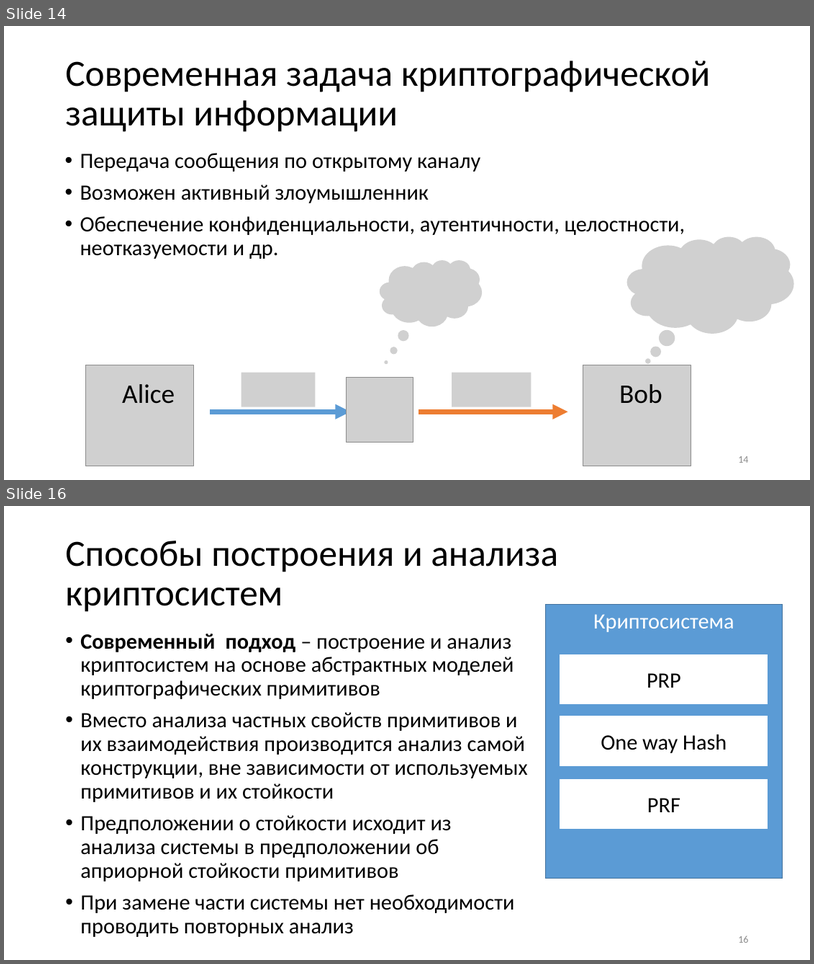
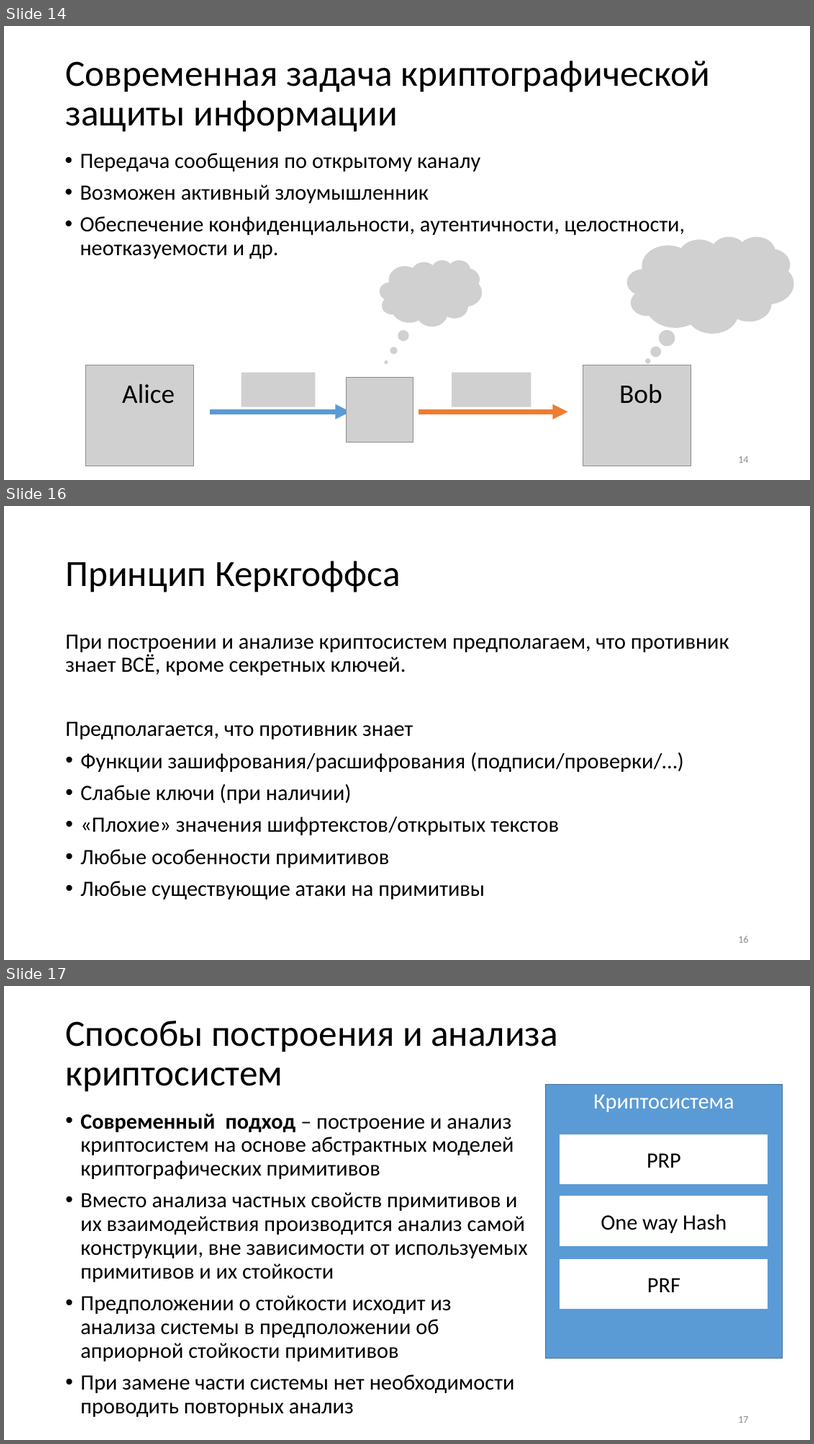
Before and after one commit to CryptoCourse/CryptoLectures, a slide deck: Lectures/Lecture1.pptx. Shown one above the other, each under a label of ours: slides 14 and 16 before the commit, slides 14, 16 and 17 after it; the slides between them are not shown. The pictures are 814x964 and 814x1444 pixels, drawn with LibreOffice and Linux fonts; fonts in the diff are those of the drawing; grey boxes stand for pictures. Boxes give left, top, right and bottom in pixels: in the first picture for what was removed or moved away, otherwise in the second. Text is boxed around its words. In the diff, an @@ line names an element or a change of style, - is before the commit and + after.

```diff
--- a/Lectures/Lecture1.pptx
+++ b/Lectures/Lecture1.pptx
@@ slide 16 added at [4, 506, 810, 960], background #FFFFFF @@
@@ title added at [65, 561, 401, 592], 44 pt, text #000000 @@
+Принцип Керкгоффса
@@ text added at [65, 634, 730, 899], 26 pt, text #000000 @@
+При построении и анализе криптосистем предполагаем, что противник знает ВСЁ, кроме секретных ключей.
+Предполагается, что противник знает
+• Функции зашифрования/расшифрования (подписи/проверки/…)
+• Слабые ключи (при наличии)
+• «Плохие» значения шифртекстов/открытых текстов
+• Любые особенности примитивов
+• Любые существующие атаки на примитивы
@@ page number added at [738, 936, 748, 942], 12 pt, text #8C8C8C @@
+16
@@ what was slide 16 is now slide 17 @@
@@ page number at [738, 1416, 748, 1422]: text changed @@
-16
+17
```
Also in this commit, not shown: 1 slide changed, 3 other files.
